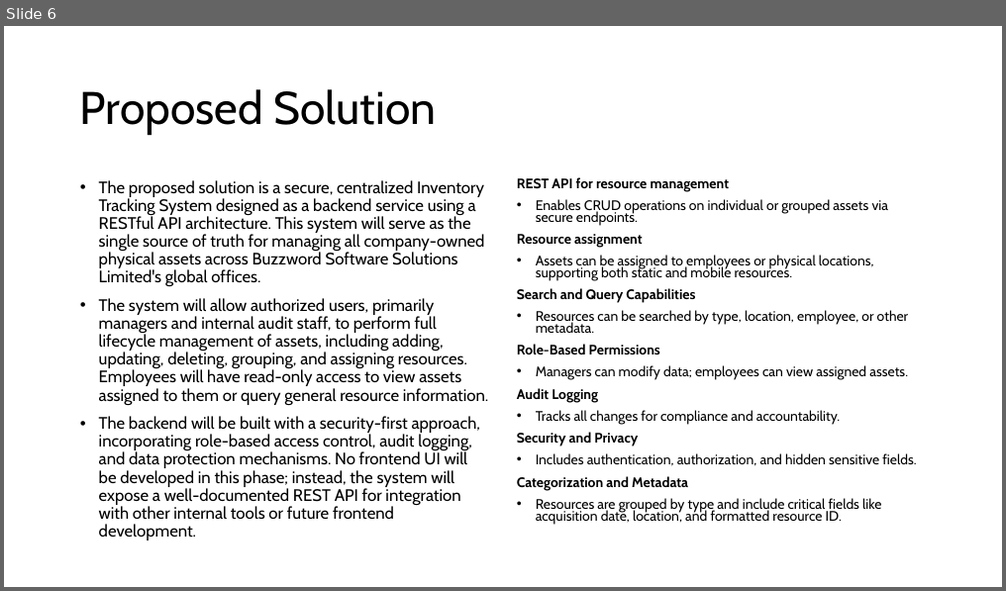
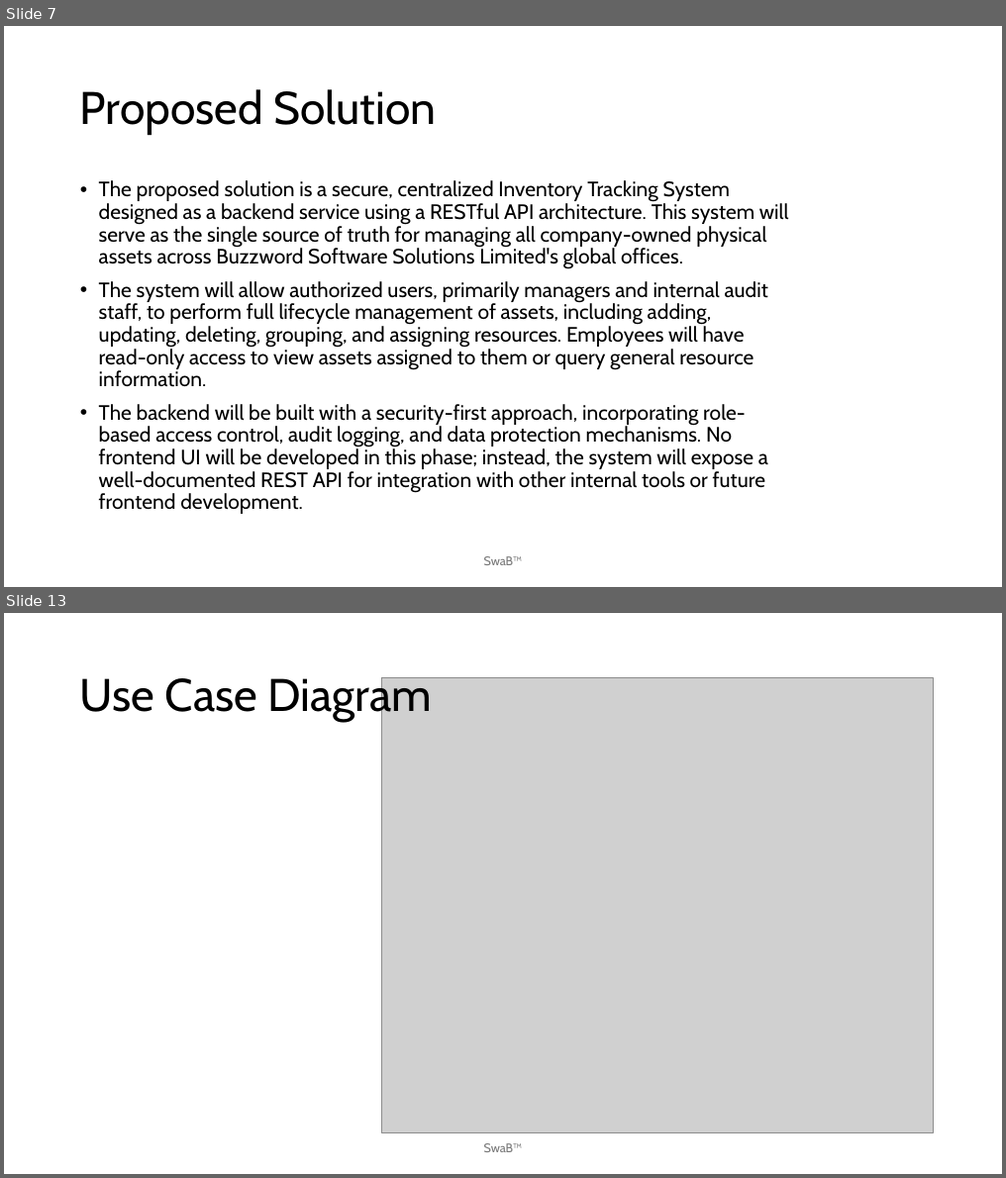
Before and after one commit to cwarstler24/NextGenTeamBlue, a slide deck: Documentation/Vision Document PowerPoint.pptx. Shown one above the other, each under a label of ours: slide 6 before the commit, slides 7 and 13 after it; the slides between them are not shown. The pictures are 1006x591 and 1006x1178 pixels, drawn with LibreOffice and Linux fonts; fonts in the diff are those of the drawing; grey boxes stand for pictures. Boxes give left, top, right and bottom in pixels: in the first picture for what was removed or moved away, otherwise in the second. Text is boxed around its words. In the diff, an @@ line names an element or a change of style, - is before the commit and + after.

```diff
--- a/Documentation/Vision Document PowerPoint.pptx
+++ b/Documentation/Vision Document PowerPoint.pptx
@@ slide 13 added at [4,613,1002,1174], background #FFFFFF @@
@@ title added at [80,677,432,722], 44 pt, text #000000 @@
+Use Case Diagram
@@ picture added at [382,677,933,1134] @@
@@ text added at [484,1144,523,1153], 12 pt, text #797979 @@
+SwaB™
@@ what was slide 6 is now slide 7 @@
@@ slide 7 changed as well @@
@@ text "The proposed solution is a ..." at [99,180,789,514]: size 16 to 20 pt @@
@@ text removed at [517,177,916,525] @@
-REST API for resource management
-• Enables CRUD operations on individual or grouped assets via secure endpoints.
-Resource assignment
-• Assets can be assigned to employees or physical locations, supporting both static and mobile resources.
-Search and Query Capabilities
-• Resources can be searched by type, location, employee, or other metadata.
-Role-Based Permissions
-• Managers can modify data; employees can view assigned assets.
-Audit Logging
-• Tracks all changes for compliance and accountability.
-Security and Privacy
-• Includes authentication, authorization, and hidden sensitive fields.
-Categorization and Metadata
-• Resources are grouped by type and include critical fields like acquisition date, location, and formatted resource ID.
@@ text added at [484,557,523,566], 12 pt, text #797979 @@
+SwaB™
```
Also in this commit, not shown: 12 other slides changed, 4 other slides added, 1 slide removed, 2 other files.
